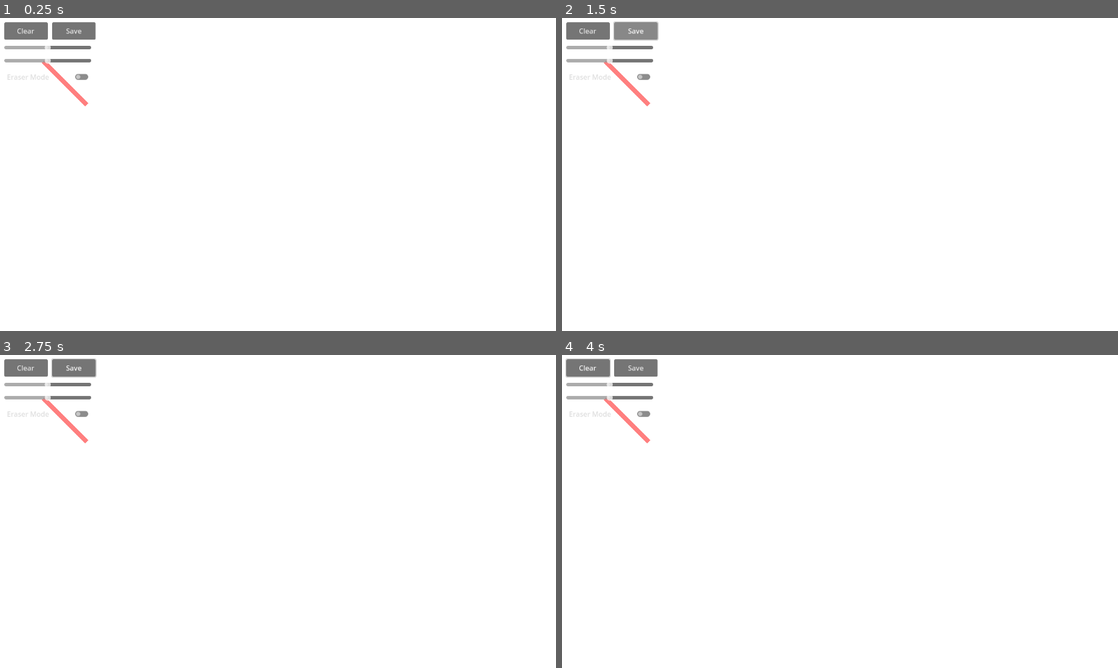
Above: before the commit, frames 1-4 (two rows, left to right).
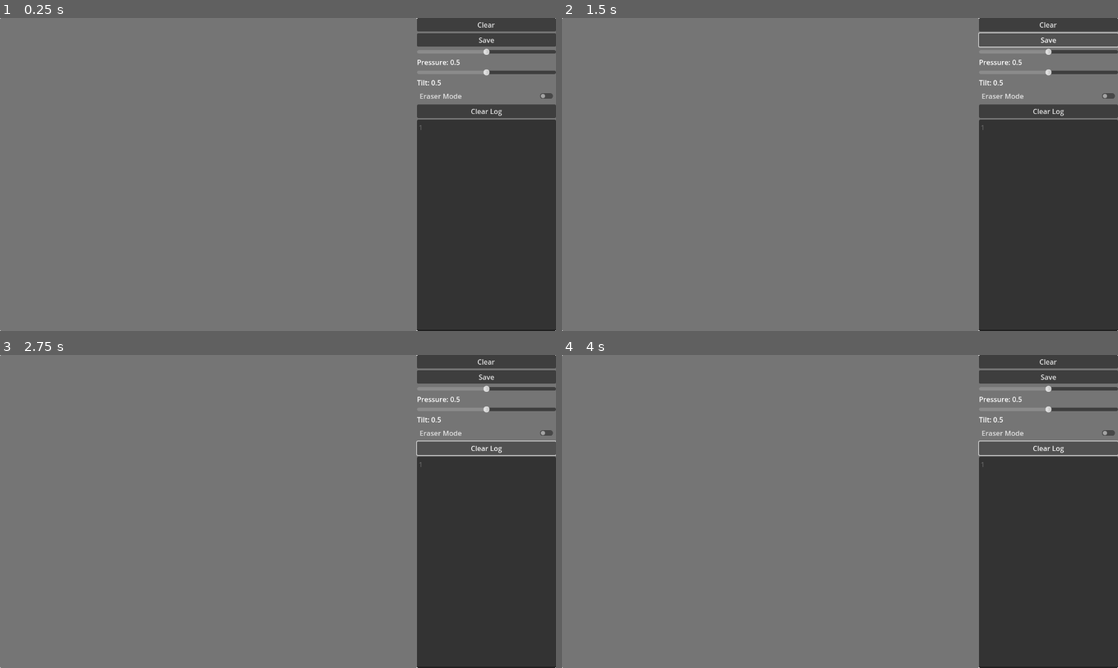
Above: after the commit, the same moments.

Repository: ipeerbhai/HumanMachine
Game: Godot game, scene res://main.tscn
The game is run twice, just before and just after one commit, with the same random seed, the same clock (stepped at 60 frames per second) and the same inputs.
Inputs (mouse positions are in pixels of both pictures, inside the frame that each line leads up to):
- Up to frame 1 (0.25 s): no input
- Up to frame 2 (1.5 s): click "Clear" at 0.5 s; click "Save" at 1.25 s
- Up to frame 3 (2.75 s): click (489, 448) at 2 s, where only the run after the commit has a clickable "Clear Log"
- Up to frame 4 (4 s): click "Clear" at 2.75 s; click (1051, 448) at 3.5 s, where only the run after the commit has a clickable "Clear Log"

The runs differ from the first frame. In frame 1, 99% of the frame differs, in the area x 0-100%, y 0-100%; in frame 2, 99%; in frame 3, 99%; in frame 4, 99%.

Commit message:
adding an event log area for better debugging.

Diff:
--- a/Projects/DownWithMPP/src/main.gd
+++ b/Projects/DownWithMPP/src/main.gd
@@ -14,17 +14,13 @@
 
 func _ready():
 	print("Script initialized")
-	%CanvasLayer/DrawingArea.modulate = Color(1, 0, 0, 0.5)  # Semi-transparent red for visibility check
-
-	# Debug line
-	var debug_line = Line2D.new()
-	debug_line.add_point(Vector2(100, 100))
-	debug_line.add_point(Vector2(200, 200))
-	debug_line.default_color = Color.RED
-	%CanvasLayer/DrawingArea.add_child(debug_line)
 
 func _gui_input(event):
-	print("Received input event: ", event)
+	var event_text = "Event: " + str(event)
+	var event_log = $"../../RightPanel/VBoxContainer/EventLog"
+	event_log.text += event_text + "\n"
+	event_log.scroll_vertical = event_log.get_line_count()  # Scroll to bottom
+
 	if event is InputEventMouseButton or event is InputEventScreenTouch:
 		if event.pressed:
 			start_interaction(event)
@@ -34,9 +30,8 @@
 		continue_interaction(event)
 
 func start_interaction(event):
-	print("Starting interaction")
 	var local_position = get_local_mouse_position()
-	if event is InputEventMouseMotion and event.pen_inverted:
+	if erase_mode or (event is InputEventMouseMotion and event.pen_inverted):
 		erasing = true
 		drawing = false
 		erase_at_position(local_position, event)
@@ -46,21 +41,14 @@
 		start_new_line(local_position, event)
 
 func start_new_line(position, event):
-	print("Starting new line at position: ", position)
 	current_line = Line2D.new()
 	current_line.default_color = Color.BLACK
 	current_line.width = calculate_line_width(event.pressure if "pressure" in event else 1.0)
 	current_line.add_point(position)
-	%CanvasLayer/DrawingArea.add_child(current_line)
+	add_child(current_line)
 	lines.append(current_line)
 
 func continue_interaction(event):
-	print("Continuing interaction")
-	if event is InputEventMouseMotion:
-		print("Pen pressure: ", event.pressure)
-		if event.pen_inverted:
-			erasing = true
-			drawing = false
 	var local_position = get_local_mouse_position()
 	if erasing:
 		erase_at_position(local_position, event)
@@ -71,7 +59,6 @@
 		current_line.add_point(local_position)
 
 func stop_interaction():
-	print("Stopping interaction")
 	drawing = false
 	erasing = false
 	current_line = null
@@ -81,13 +68,11 @@
 	return lerp(min_width, max_width, adjusted_pressure)
 
 func apply_tilt_effect(line, event):
-	if event is InputEventMouseMotion:
+	if "tilt" in event:
 		var tilt = event.tilt * tilt_sensitivity
-		# This is a placeholder for actual tilt implementation
-		line.default_color = Color(1.0 - abs(tilt.x), 1.0 - abs(tilt.y), 1.0, 1.0)
+		line.default_color = Color(1.0 - tilt.x, 1.0 - tilt.y, 1.0, 1.0)
 
 func erase_at_position(position, event):
-	print("Erasing at position: ", position)
 	var erase_radius = calculate_line_width(event.pressure if "pressure" in event else 1.0)
 	for line in lines:
 		var points_to_remove = []
@@ -107,13 +92,11 @@
 			line.queue_free()
 
 func _on_clear_button_pressed():
-	print("Clear button pressed")
 	for line in lines:
 		line.queue_free()
 	lines.clear()
 
 func _on_save_button_pressed():
-	print("Save button pressed")
 	var viewport = get_viewport()
 	var image = viewport.get_texture().get_image()
 	var datetime = Time.get_datetime_dict_from_system()
@@ -126,22 +109,14 @@
 
 func _on_pressure_sensitivity_changed(value):
 	pressure_sensitivity = value
-	$CanvasLayer/UI/PressureLabel.text = "Pressure: %.1f" % value
-	print("Pressure sensitivity changed to: ", value)
+	$"../../RightPanel/VBoxContainer/ControlsContainer/PressureLabel".text = "Pressure: %.1f" % value
 
 func _on_tilt_sensitivity_changed(value):
 	tilt_sensitivity = value
-	$CanvasLayer/UI/TiltLabel.text = "Tilt: %.1f" % value
-	print("Tilt sensitivity changed to: ", value)
+	$"../../RightPanel/VBoxContainer/ControlsContainer/TiltLabel".text = "Tilt: %.1f" % value
 
 func _on_eraser_toggle_changed(button_pressed):
 	erase_mode = button_pressed
-	print("Eraser mode: ", "On" if erase_mode else "Off")
 
-func _process(delta):
-	queue_redraw()  # Ensure continuous redrawing
-
-func _draw():
-	# This function is called when redrawing is needed
-	# It's not strictly necessary for Line2D nodes, but can be useful for custom drawing
-	pass
+func _on_clear_log_button_pressed():
+	$"../../RightPanel/VBoxContainer/EventLog".text = ""
--- a/Projects/DownWithMPP/src/main.tscn
+++ b/Projects/DownWithMPP/src/main.tscn
@@ -10,19 +10,15 @@
 grow_horizontal = 2
 grow_vertical = 2
 
-[node name="CanvasLayer" type="CanvasLayer" parent="."]
-unique_name_in_owner = true
-
-[node name="DrawingArea" type="Control" parent="CanvasLayer"]
-layout_mode = 3
-anchors_preset = 15
-anchor_right = 1.0
+[node name="LeftPanel" type="Panel" parent="."]
+layout_mode = 1
+anchors_preset = 9
 anchor_bottom = 1.0
-grow_horizontal = 2
+offset_right = 960.0
 grow_vertical = 2
 
-[node name="UI" type="Control" parent="CanvasLayer"]
-layout_mode = 3
+[node name="DrawingArea" type="Control" parent="LeftPanel"]
+layout_mode = 1
 anchors_preset = 15
 anchor_right = 1.0
 anchor_bottom = 1.0
@@ -30,68 +26,74 @@
 grow_vertical = 2
 script = ExtResource("1_r3j8q")
 
-[node name="ClearButton" type="Button" parent="CanvasLayer/UI"]
-layout_mode = 0
-offset_left = 10.0
-offset_top = 10.0
-offset_right = 110.0
-offset_bottom = 50.0
+[node name="RightPanel" type="Panel" parent="."]
+layout_mode = 1
+anchors_preset = 11
+anchor_left = 1.0
+anchor_right = 1.0
+anchor_bottom = 1.0
+offset_left = -320.0
+grow_horizontal = 0
+grow_vertical = 2
+
+[node name="VBoxContainer" type="VBoxContainer" parent="RightPanel"]
+layout_mode = 1
+anchors_preset = 15
+anchor_right = 1.0
+anchor_bottom = 1.0
+grow_horizontal = 2
+grow_vertical = 2
+
+[node name="ControlsContainer" type="VBoxContainer" parent="RightPanel/VBoxContainer"]
+layout_mode = 2
+
+[node name="ClearButton" type="Button" parent="RightPanel/VBoxContainer/ControlsContainer"]
+layout_mode = 2
 text = "Clear"
 
-[node name="SaveButton" type="Button" parent="CanvasLayer/UI"]
-layout_mode = 0
-offset_left = 120.0
-offset_top = 10.0
-offset_right = 220.0
-offset_bottom = 50.0
+[node name="SaveButton" type="Button" parent="RightPanel/VBoxContainer/ControlsContainer"]
+layout_mode = 2
 text = "Save"
 
-[node name="PressureSlider" type="HSlider" parent="CanvasLayer/UI"]
-layout_mode = 0
-offset_left = 10.0
-offset_top = 60.0
-offset_right = 210.0
-offset_bottom = 76.0
+[node name="PressureSlider" type="HSlider" parent="RightPanel/VBoxContainer/ControlsContainer"]
+layout_mode = 2
 max_value = 1.0
 step = 0.1
 value = 0.5
 
-[node name="PressureLabel" type="Label" parent="CanvasLayer/UI"]
-layout_mode = 0
-offset_left = 220.0
-offset_top = 60.0
-offset_right = 320.0
-offset_bottom = 86.0
+[node name="PressureLabel" type="Label" parent="RightPanel/VBoxContainer/ControlsContainer"]
+layout_mode = 2
 text = "Pressure: 0.5"
 
-[node name="TiltSlider" type="HSlider" parent="CanvasLayer/UI"]
-layout_mode = 0
-offset_left = 10.0
-offset_top = 90.0
-offset_right = 210.0
-offset_bottom = 106.0
+[node name="TiltSlider" type="HSlider" parent="RightPanel/VBoxContainer/ControlsContainer"]
+layout_mode = 2
 max_value = 1.0
 step = 0.1
 value = 0.5
 
-[node name="TiltLabel" type="Label" parent="CanvasLayer/UI"]
-layout_mode = 0
-offset_left = 220.0
-offset_top = 90.0
-offset_right = 320.0
-offset_bottom = 116.0
+[node name="TiltLabel" type="Label" parent="RightPanel/VBoxContainer/ControlsContainer"]
+layout_mode = 2
 text = "Tilt: 0.5"
 
-[node name="EraserToggle" type="CheckButton" parent="CanvasLayer/UI"]
-layout_mode = 0
-offset_left = 10.0
-offset_top = 120.0
-offset_right = 210.0
-offset_bottom = 151.0
+[node name="EraserToggle" type="CheckButton" parent="RightPanel/VBoxContainer/ControlsContainer"]
+layout_mode = 2
 text = "Eraser Mode"
 
-[connection signal="pressed" from="CanvasLayer/UI/ClearButton" to="." method="_on_clear_button_pressed"]
-[connection signal="pressed" from="CanvasLayer/UI/SaveButton" to="." method="_on_save_button_pressed"]
-[connection signal="value_changed" from="CanvasLayer/UI/PressureSlider" to="." method="_on_pressure_sensitivity_changed"]
-[connection signal="value_changed" from="CanvasLayer/UI/TiltSlider" to="." method="_on_tilt_sensitivity_changed"]
-[connection signal="toggled" from="CanvasLayer/UI/EraserToggle" to="." method="_on_eraser_toggle_changed"]
+[node name="ClearLogButton" type="Button" parent="RightPanel/VBoxContainer/ControlsContainer"]
+layout_mode = 2
+text = "Clear Log"
+
+[node name="EventLog" type="CodeEdit" parent="RightPanel/VBoxContainer"]
+layout_mode = 2
+size_flags_vertical = 3
+editable = false
+wrap_mode = 1
+line_folding = true
+gutters_draw_line_numbers = true
+
+[connection signal="pressed" from="RightPanel/VBoxContainer/ControlsContainer/ClearButton" to="LeftPanel/DrawingArea" method="_on_clear_button_pressed"]
+[connection signal="pressed" from="RightPanel/VBoxContainer/ControlsContainer/SaveButton" to="LeftPanel/DrawingArea" method="_on_save_button_pressed"]
+[connection signal="value_changed" from="RightPanel/VBoxContainer/ControlsContainer/PressureSlider" to="LeftPanel/DrawingArea" method="_on_pressure_sensitivity_changed"]
+[connection signal="value_changed" from="RightPanel/VBoxContainer/ControlsContainer/TiltSlider" to="LeftPanel/DrawingArea" method="_on_tilt_sensitivity_changed"]
+[connection signal="toggled" from="RightPanel/VBoxContainer/ControlsContainer/EraserToggle" to="LeftPanel/DrawingArea" method="_on_eraser_toggle_changed"]
+[connection signal="pressed" from="RightPanel/VBoxContainer/ControlsContainer/ClearLogButton" to="LeftPanel/DrawingArea" method="_on_clear_log_button_pressed"]
Not shown, changed: Projects/DownWithMPP/InputStuff.minproj
